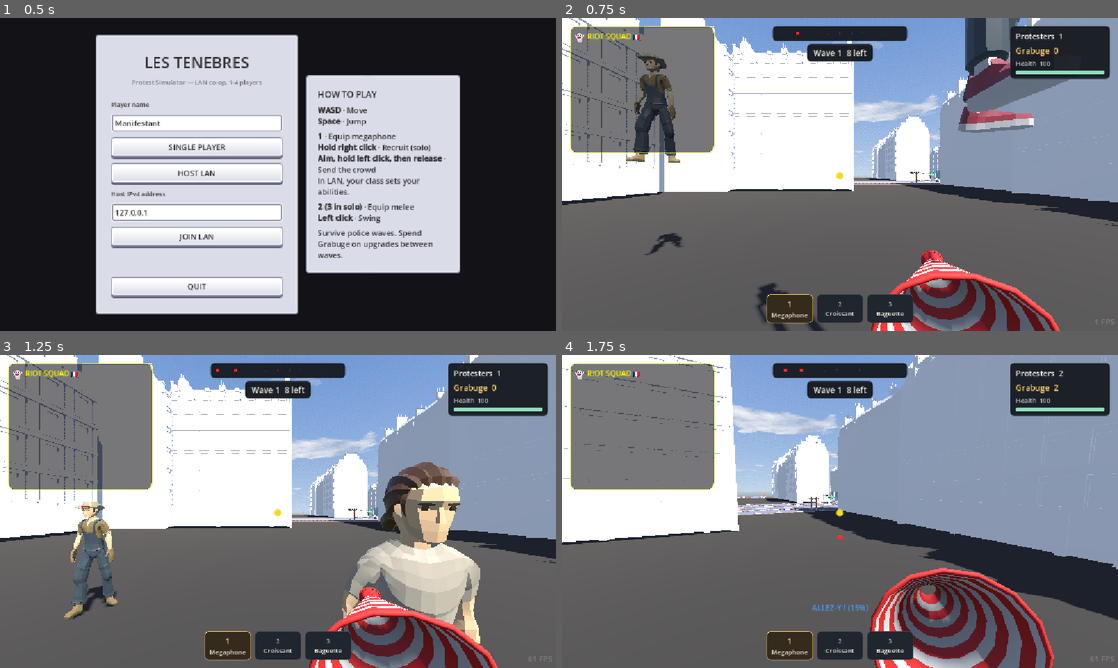
Above: before the commit, frames 1-4 (two rows, left to right).
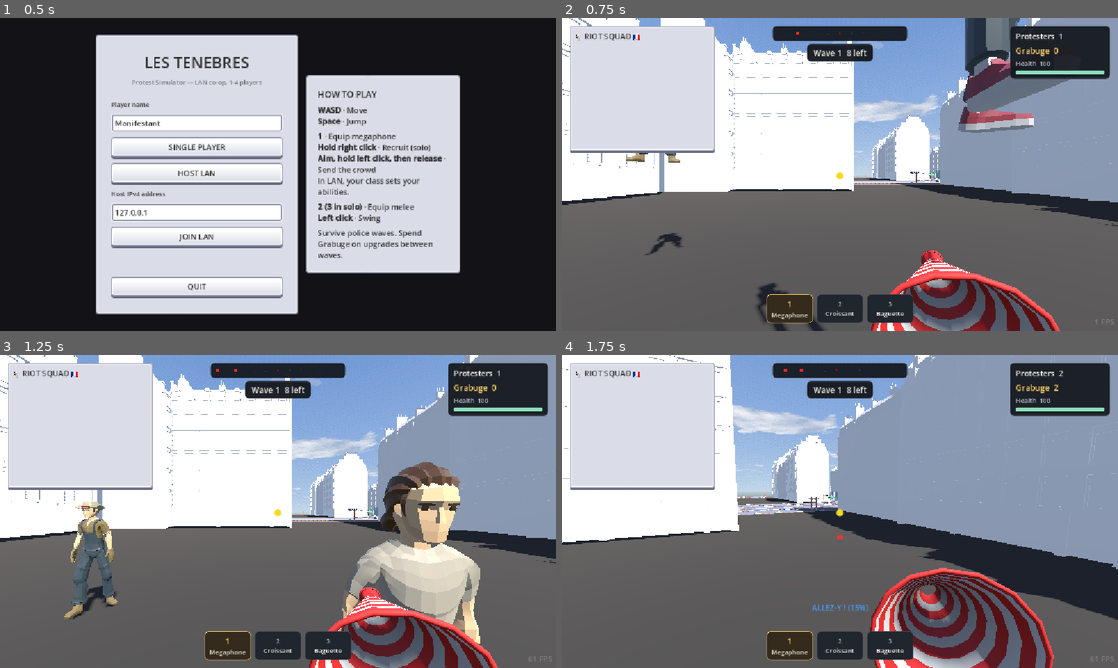
Above: after the commit, the same moments.

Repository: IsmailOuazzani/les-tenebres
Game: Godot game, scene res://scenes/main_menu.tscn
Same seed, same stepped clock (60 frames per second), same inputs: the game is played once before the commit and once after it.
Inputs (mouse positions are in pixels of both pictures, inside the frame that each line leads up to):
- Up to frame 1 (0.5 s): no input
- Up to frame 2 (0.75 s): click "SINGLE PLAYER" at 0.5 s
- Up to frame 3 (1.25 s): no input
- Up to frame 4 (1.75 s): tap Enter at 1.25 s; move the mouse to (867, 511) at 1.27 s; hold W (move_forward) from 1.28 s (still down); hold Right mouse button (recruit) from 1.28 s (still down); click (867, 511) at 1.42 s; tap Space (jump) at 1.52 s

Frame 1 is identical in both runs. In frame 2, 10% of the frame differs, in the area x 1-28%, y 2-44%; in frame 3, 10%; in frame 4, 10%.
Error after the commit: Parse Error: Cannot find member "RECRUIT_THREADS" in base "SnapFeedData". (res://scripts/snap_feed.gd:106)

Commit message:
Update snap_feed.gd for live Snap reactions

Diff:
--- a/scripts/snap_feed.gd
+++ b/scripts/snap_feed.gd
@@ -1,39 +1,19 @@
 extends Control
 class_name SnapFeed
 
-## Snapchat-style live protest group-chat feed, per agents/snap-feed-notes.md.
-## Purely cosmetic/flavor -- reads GameState signals to react to real
-## events, but writes nothing back and has zero gameplay effect. All copy
-## is canned (scripts/snap_feed_data.gd), no AI generation at runtime.
-
-## How often the ambient ticker fires a fresh random message when nothing
-## in particular just happened.
-@export var min_interval: float = 2.0
-@export var max_interval: float = 5.0
-
-## Visible message cap -- oldest entries beyond this are faded out and
-## freed as new ones arrive.
+## Snapchat-style protest group chat. Gameplay events supply the subject and
+## the local HUD controls which exchanges to show and how to pace them.
+
 @export var max_visible: int = 6
 
-## A real gameplay event also triggers a short burst of extra reaction
-## messages from fictional users, staggered a little so it reads as a
-## crowd reacting rather than a single canned line.
-@export var burst_min: int = 2
-@export var burst_max: int = 4
-@export var burst_delay_min: float = 0.15
-@export var burst_delay_max: float = 0.55
-
-## Recruiting sweeps up every unrecruited civilian in the cone in the same
-## physics frame (see CrowdController._process_recruit_cone), so a single
-## hold can fire crowd_count_changed many times in a row. Recruits within
-## this window of each other are collapsed into one message instead of one
-## per NPC -- otherwise a big sweep floods the whole feed. See
-## agents/snap-feed-notes.md.
-@export var recruit_batch_window: float = 0.6
-
-const _ITEM_SIZE := Vector2(0, 0)
+## Recruits can arrive together on the host or over several state updates
+## on clients. Collect them before deciding whether the sweep merits a post.
+const _RECRUIT_BATCH_WINDOW := 0.6
+const _MIN_RECRUIT_BATCH := 5
+const _THREAD_INTERVAL := 5.0
+const _REPLY_DELAY := 1.4
+
 const _AVATAR_SIZE := Vector2(28, 28)
-const _BG_SYSTEM := Color(1.0, 0.988, 0.0, 0.92) ## Snapchat yellow banner
 const _BG_USER := Color(0.08, 0.08, 0.1, 0.72)
 const _FADE_MIN_ALPHA := 0.3
 
@@ -42,10 +22,15 @@
 @onready var _logo: Label = %Logo
 
 var _rng := RandomNumberGenerator.new()
-var _timer: float = 0.0
-var _prev_crowd_count: int = 1
-var _recruit_batch_pending: bool = false
+var _last_prop_thread: Dictionary = {}
+var _prev_crowd_count: int
 var _recruit_batch_count: int = 0
+var _recruit_batch_wait: float = 0.0
+var _thread_wait: float = 0.0
+var _reply_wait: float = 0.0
+var _reply: Array = []
+var _callback: Array = []
+var _callback_ready: bool = false
 
 
 func _ready() -> void:
@@ -53,22 +38,32 @@
 	_style_panel()
 	_style_header()
 	_prev_crowd_count = GameState.crowd_count
-	_reset_timer()
 
 	GameState.crowd_count_changed.connect(_on_crowd_count_changed)
 	GameState.disruption_recorded.connect(_on_disruption_recorded)
-	GameState.police_defeated.connect(_on_police_defeated)
+	GameState.first_megacop_spawned.connect(_on_first_megacop_spawned)
+	WaveManager.intermission_countdown_started.connect(_on_intermission_countdown_started)
+	WaveManager.act_completed.connect(_on_act_completed)
 
 
 func _process(delta: float) -> void:
-	_timer -= delta
-	if _timer <= 0.0:
-		_reset_timer()
-		_spawn_ambient_message()
-
-
-func _reset_timer() -> void:
-	_timer = _rng.randf_range(min_interval, max_interval)
+	_thread_wait = maxf(_thread_wait - delta, 0.0)
+
+	if _reply_wait > 0.0:
+		_reply_wait -= delta
+		if _reply_wait <= 0.0:
+			_push_user(_reply)
+			_reply = []
+
+	if _callback_ready and _thread_wait <= 0.0:
+		_push_user(_callback)
+		_clear_callback()
+		_thread_wait = _THREAD_INTERVAL
+
+	if _recruit_batch_wait > 0.0:
+		_recruit_batch_wait -= delta
+		if _recruit_batch_wait <= 0.0:
+			_flush_recruit_batch()
 
 
 func _style_panel() -> void:
@@ -92,85 +87,76 @@
 	_title.add_theme_color_override("font_color", Color(1.0, 0.988, 0.0))
 
 
-## -- Ambient ticker: 20% gameplay flavor / 30% chatter / 50% nonsense -- ##
-
-func _spawn_ambient_message() -> void:
-	var roll: float = _rng.randf()
-	if roll < 0.2:
-		_push_system(SnapFeedData.random_gameplay_flavor(_rng, GameState.grabuge_available, GameState.crowd_count))
-	elif roll < 0.5:
-		_push_user(SnapFeedData.random_chatter(_rng), "ordinary")
-	else:
-		_push_user(SnapFeedData.random_nonsense(_rng), "funny")
-
-
-## -- Real gameplay events: inject immediately + trigger a reaction burst -- ##
-
 func _on_crowd_count_changed(new_value: int) -> void:
-	if new_value > _prev_crowd_count:
-		_recruit_batch_count += new_value - _prev_crowd_count
-		if not _recruit_batch_pending:
-			_recruit_batch_pending = true
-			_flush_recruit_batch()
+	var gained := new_value - _prev_crowd_count
 	_prev_crowd_count = new_value
-
-
-## Collapses every recruit that landed within recruit_batch_window into a
-## single message (no reaction burst -- recruiting is routine, not the
-## kind of standout moment a burst should sell). Runs fire-and-forget from
-## the first recruit in a batch; later recruits in the same window just
-## bump _recruit_batch_count and ride along.
+	if gained <= 0:
+		return
+	if _recruit_batch_wait <= 0.0:
+		_recruit_batch_wait = _RECRUIT_BATCH_WINDOW
+	_recruit_batch_count += gained
+
+
 func _flush_recruit_batch() -> void:
-	await get_tree().create_timer(recruit_batch_window).timeout
-	if not is_instance_valid(self):
-		return
-	var gained: int = _recruit_batch_count
+	var gained := _recruit_batch_count
 	_recruit_batch_count = 0
-	_recruit_batch_pending = false
-	if gained <= 0:
-		return
-	if gained == 1:
-		_push_system(SnapFeedData.random_recruit_message(_rng, GameState.crowd_count), "ordinary")
-	else:
-		_push_system(SnapFeedData.random_recruit_batch_message(_rng, gained, GameState.crowd_count), "ordinary")
-
-
-func _on_disruption_recorded(_total: int) -> void:
-	_push_system(SnapFeedData.random_destruction_message(_rng, int(GameState.DISRUPTION_GRABUGE_BASE)), "")
-	_spawn_burst()
-
-
-func _on_police_defeated(grabuge_gain: float) -> void:
-	_push_system(SnapFeedData.random_police_defeat_message(_rng, int(grabuge_gain)), "")
-	_spawn_burst()
-
-
-func _spawn_burst() -> void:
-	var count: int = _rng.randi_range(burst_min, burst_max)
-	for i in count:
-		await get_tree().create_timer(_rng.randf_range(burst_delay_min, burst_delay_max)).timeout
-		if not is_instance_valid(self):
-			return
-		if _rng.randf() < 0.5:
-			_push_user(SnapFeedData.random_chatter(_rng), "ordinary")
-		else:
-			_push_user(SnapFeedData.random_nonsense(_rng), "funny")
-
-
-## -- Message construction -- ##
-
-## `kind` ("ordinary" / "funny" / "important") selects which notification
-## pop plays -- see AudioManager.play_feed_notification(). Purely an audio
-## tag; an empty kind keeps the message silent.
-func _push_system(text: String, kind: String = "ordinary") -> void:
-	_push_item(_build_system_item(text))
-	if not kind.is_empty():
-		AudioManager.play_feed_notification(kind)
-
-
-func _push_user(text: String, kind: String = "ordinary") -> void:
-	_push_item(_build_user_item(SnapFeedData.random_username(_rng), text))
-	AudioManager.play_feed_notification(kind)
+	if gained < _MIN_RECRUIT_BATCH or _thread_wait > 0.0:
+		return
+
+	var thread: Array = _pick_thread(SnapFeedData.RECRUIT_THREADS)
+	var opener: Array = thread[0]
+	_start_thread([[opener[0], opener[1] % gained], thread[1]])
+
+
+func _on_disruption_recorded(_total: int, feed_topic: StringName) -> void:
+	if _thread_wait > 0.0 or not SnapFeedData.PROP_THREADS.has(feed_topic):
+		return
+	var threads: Array = SnapFeedData.PROP_THREADS[feed_topic]
+	var index := _rng.randi_range(0, threads.size() - 1)
+	if index == _last_prop_thread.get(feed_topic, -1):
+		index = (index + 1) % threads.size()
+	_last_prop_thread[feed_topic] = index
+	_start_thread(threads[index])
+
+
+func _on_first_megacop_spawned() -> void:
+	# This only happens once per run. Give it the slot even if a routine
+	# exchange was already underway.
+	_start_thread(_pick_thread(SnapFeedData.MEGACOP_THREADS))
+
+
+func _pick_thread(threads: Array) -> Array:
+	return threads[_rng.randi_range(0, threads.size() - 1)]
+
+
+func _on_intermission_countdown_started() -> void:
+	_callback_ready = not _callback.is_empty()
+
+
+func _on_act_completed(_act: int) -> void:
+	_clear_callback()
+
+
+func _clear_callback() -> void:
+	_callback = []
+	_callback_ready = false
+
+
+func _start_thread(thread: Array) -> void:
+	_push_user(thread[0])
+	_reply = thread[1]
+	_reply_wait = _REPLY_DELAY
+	_thread_wait = _THREAD_INTERVAL
+	if thread.size() == 3 and _callback.is_empty():
+		_callback = thread[2]
+
+
+func _push_user(post: Array) -> void:
+	var username: String = post[0]
+	var message: String = post[1]
+	var profile: Dictionary = SnapFeedData.PROFILES[username]
+	_push_item(_build_user_item(username, message, profile))
+	AudioManager.play_feed_notification("ordinary")
 
 
 func _push_item(item: Control) -> void:
@@ -181,28 +167,7 @@
 	_refresh_fade()
 
 
-func _build_system_item(text: String) -> PanelContainer:
-	var panel := PanelContainer.new()
-	var style := StyleBoxFlat.new()
-	style.bg_color = _BG_SYSTEM
-	style.set_corner_radius_all(10)
-	style.content_margin_left = 8
-	style.content_margin_right = 8
-	style.content_margin_top = 4
-	style.content_margin_bottom = 4
-	panel.add_theme_stylebox_override("panel", style)
-
-	var label := Label.new()
-	label.text = text
-	label.autowrap_mode = TextServer.AUTOWRAP_WORD_SMART
-	label.horizontal_alignment = HORIZONTAL_ALIGNMENT_CENTER
-	label.add_theme_font_size_override("font_size", 13)
-	label.add_theme_color_override("font_color", Color(0.05, 0.05, 0.05))
-	panel.add_child(label)
-	return panel
-
-
-func _build_user_item(username: String, text: String) -> PanelContainer:
+func _build_user_item(username: String, text: String, profile: Dictionary) -> PanelContainer:
 	var panel := PanelContainer.new()
 	var style := StyleBoxFlat.new()
 	style.bg_color = _BG_USER
@@ -217,7 +182,7 @@
 	row.add_theme_constant_override("separation", 6)
 	panel.add_child(row)
 
-	row.add_child(_build_avatar())
+	row.add_child(_build_avatar(profile))
 
 	var text_box := VBoxContainer.new()
 	text_box.add_theme_constant_override("separation", 0)
@@ -227,7 +192,7 @@
 	var name_label := Label.new()
 	name_label.text = username
 	name_label.add_theme_font_size_override("font_size", 12)
-	name_label.add_theme_color_override("font_color", SnapFeedData.random_avatar_color(_rng))
+	name_label.add_theme_color_override("font_color", profile["color"])
 	text_box.add_child(name_label)
 
 	var msg_label := Label.new()
@@ -247,16 +212,16 @@
 	return panel
 
 
-func _build_avatar() -> PanelContainer:
+func _build_avatar(profile: Dictionary) -> PanelContainer:
 	var avatar := PanelContainer.new()
 	avatar.custom_minimum_size = _AVATAR_SIZE
 	var style := StyleBoxFlat.new()
-	style.bg_color = SnapFeedData.random_avatar_color(_rng)
+	style.bg_color = profile["color"]
 	style.set_corner_radius_all(int(_AVATAR_SIZE.x / 2.0))
 	avatar.add_theme_stylebox_override("panel", style)
 
 	var label := Label.new()
-	label.text = SnapFeedData.random_avatar_emoji(_rng)
+	label.text = profile["emoji"]
 	label.horizontal_alignment = HORIZONTAL_ALIGNMENT_CENTER
 	label.vertical_alignment = VERTICAL_ALIGNMENT_CENTER
 	label.add_theme_font_size_override("font_size", 14)
